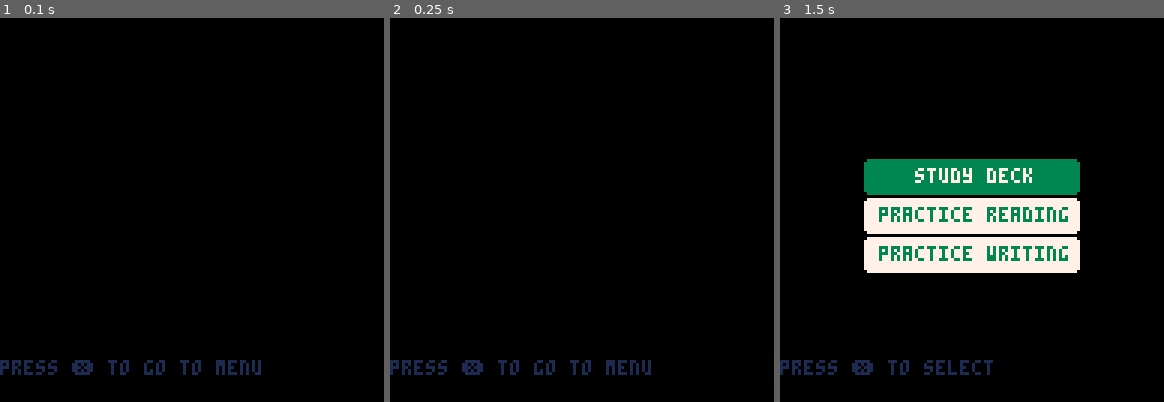
Above: before the commit, frames 1-3 (left to right).
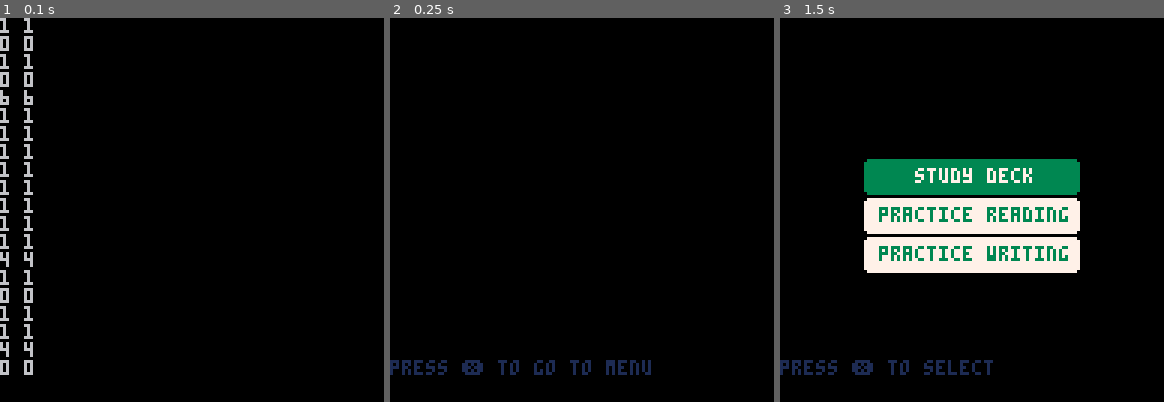
Above: after the commit, the same moments.

Repository: SestrenExsis/KanaPractice
Game: PICO-8 cartridge hiragana.p8
Same seed, same stepped clock (60 frames per second), same inputs: the game is played once before the commit and once after it.
Inputs (mouse positions are in pixels of both pictures, inside the frame that each line leads up to):
- Up to frame 1 (0.1 s): no input
- Up to frame 2 (0.25 s): no input
- Up to frame 3 (1.5 s): tap O (Z key) at 0.33, 0.7, 1.43 s; click (849, 121) at 0.67 s; tap X (X key) at 1.07 s; click (910, 267) at 1.22 s

The runs differ from the first frame. In frame 1, 3.1% of the frame differs, in the area x 0-68%, y 0-93%; in frame 2, nothing differs; in frame 3, nothing differs.

Commit message:
Test enmem and demem functions

Diff:
--- a/hiragana.p8
+++ b/hiragana.p8
@@ -361,17 +361,17 @@
 	)  -- return type : table
 	-- create write history
 	local wtbl={}
-	local wval=v%0xff
+	local wval=flr(v/0x0100)
 	while wval>0 do
-		add(wtbl,wval%1)
+		add(wtbl,wval%2)
 		wval=flr(wval>>1)
 	end
 	deli(wtbl,#wtbl)
 	-- create read history
 	local rtbl={}
-	local rval=flr(v/0xff)
+	local rval=v%0x0100
 	while rval>0 do
-		add(rtbl,rval%1)
+		add(rtbl,rval%2)
 		rval=flr(rval>>1)
 	end
 	deli(rtbl,#rtbl)
@@ -400,18 +400,26 @@
 	return res
 end
 
-local testval=enmem(
-	{0,1,0,1,0},
-	{1,1,1,1,1,1}
-)
-print(tostr(testval,true))
-assert(testval==0x2a7f)
-testval=enmem(
-	{1},
-	{1,0,1,1}
-)
-print(tostr(testval,true))
-assert(testval==0x031d)
+function testmem(v,w,r)
+	assert(enmem(w,r)==v)
+	local tbl=demem(v)
+	print(#tbl.w.." "..#w)
+	assert(#tbl.w==#w)
+	for i=1,#tbl.w do
+		print(tbl.w[i].." "..w[i])
+		assert(tbl.w[i]==w[i])
+	end
+	print(#tbl.r.." "..#r)
+	assert(#tbl.r==#r)
+	for i=1,#tbl.r do
+		print(tbl.r[i].." "..r[i])
+		assert(tbl.r[i]==r[i])
+	end
+end
+
+testmem(0x2a7f,{0,1,0,1,0},{1,1,1,1,1,1})
+testmem(0x031d,{1},{1,0,1,1})
+testmem(0x1a2e,{0,1,0,1},{0,1,1,1,0})
 
 function hamming(num)
 	local res=0
